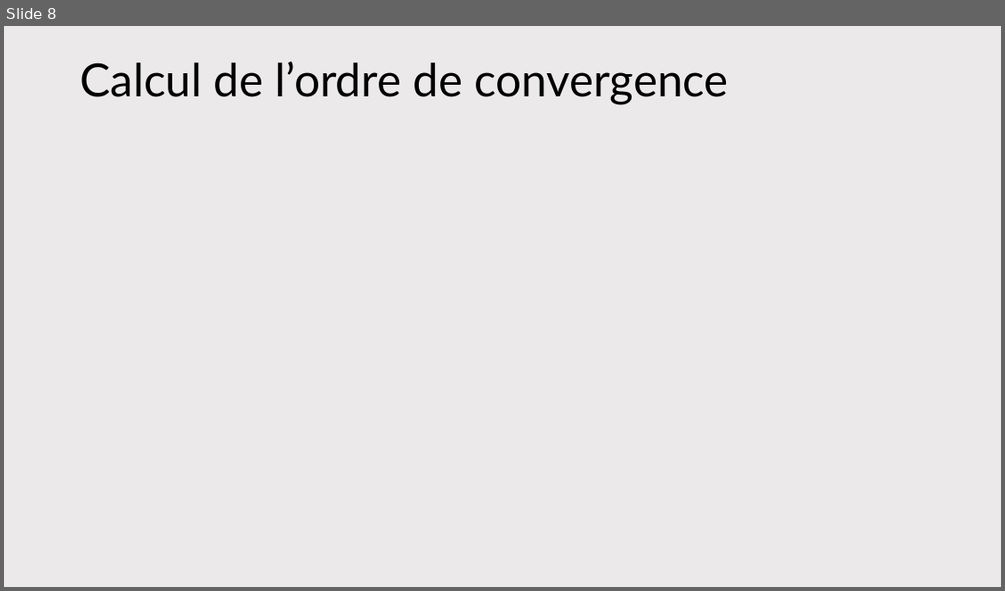
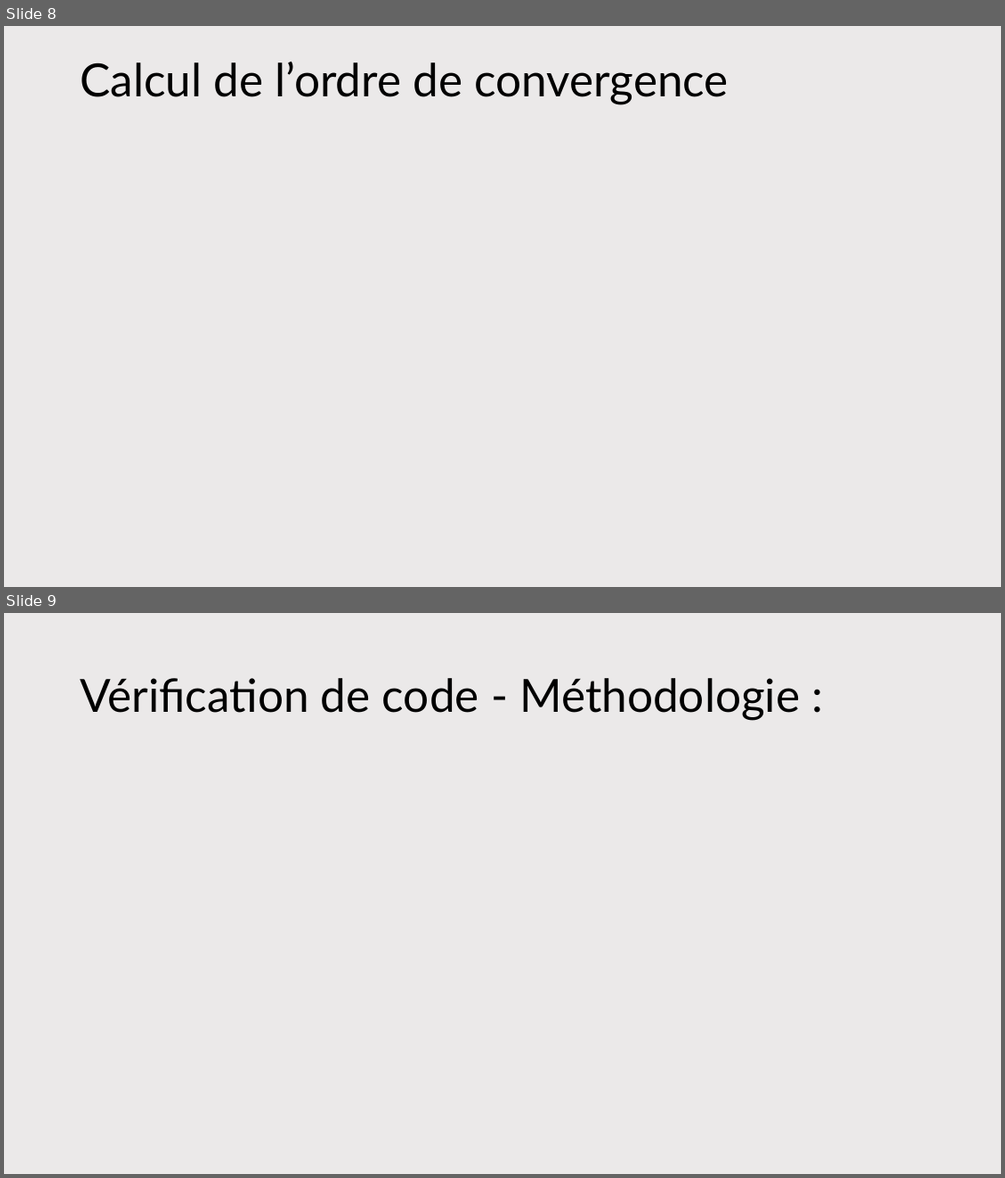
Before and after one commit to antoine-pt/MEC8211, a slide deck: projet_final/projet_final/MEC8211-Projet-final-Presentation.pptx. Shown one above the other, each under a label of ours: slide 8 before the commit, slides 8 and 9 after it. The pictures are 1005x591 and 1005x1178 pixels, drawn with LibreOffice and Linux fonts; fonts in the diff are those of the drawing; grey boxes stand for pictures. Boxes give left, top, right and bottom in pixels: in the first picture for what was removed or moved away, otherwise in the second. Text is boxed around its words. In the diff, an @@ line names an element or a change of style, - is before the commit and + after.

Commit message:
pwp: ajout des slides sur la vérification de code, manque MMS et GCI

```diff
--- a/projet_final/projet_final/MEC8211-Projet-final-Presentation.pptx
+++ b/projet_final/projet_final/MEC8211-Projet-final-Presentation.pptx
@@ slide 9 added at <box>4,613,1001,1174</box>, background #EBE9E9 @@
@@ title added at <box>80,678,800,720</box>, 44 pt, text #000000 @@
+Vérification de code - Méthodologie :
```
Also in this commit, not shown: 2 other slides added, 1 slide removed.
